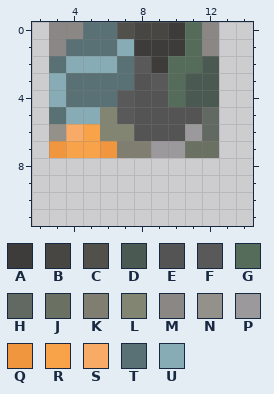
Edited in one commit: pixel-art sprite (waste_recycling/textures/waste_recycling_recycletable_mixed_side.png). The picture above was drawn from the file before the commit.
The file is 16x16 pixels. Colours within 5 levels of each other are drawn and written as one. Shown: x 2..14, y 0..11.
Palette (. is transparent): A #3d3c3a  B #474642  C #52504a  D #4a5951  E #545454  F #5a595a  G #556c5a  H #626962  J #6a7162  K #807e71  L #838573  M #8a8784  N #94918b  P #9c999c  Q #f0963e  R #f8a349  S #f7ab66  T #597175  U #87acb5
And afterwards:
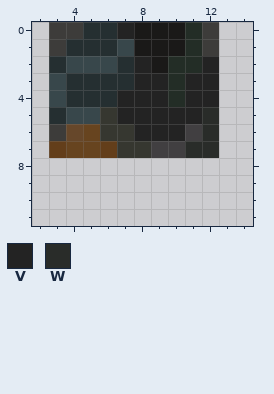
Colours new in this view: V #232323  W #292c29
Commit message: Apply filter waste on texture recycle table
The exact change:
@@ palette @@
-A #3d3c3a
+A #1a1918
-G #556c5a
+G #232d26
-L #838573
+L #363730
-M #8a8784
+M #3d3c3a
-P #9c999c
+P #413f41
-Q #f0963e
+Q #633e1a
-R #f8a349
+R #67441f
-S #f7ab66
+S #66472a
-T #597175
+T #252f31
-U #87acb5
+U #38474b
@@ x 2..14 @@
- 0 .MMTTCBBAGM..
+ 0 .MMTTVAAAGM..
  1 .MTTTUAAAGM..
- 2 .TUUUTFAGGD..
- 3 .UTTTTEFGDD..
- 4 .UTTTFEEGDD..
- 5 .TUULFEEEEH..
- 6 .NSRLLEEEPH..
- 7 .QRRQKKPPJJ..
+ 2 .TUUUTVAGGV..
+ 3 .UTTTTVVGVV..
+ 4 .UTTTVVVGVV..
+ 5 .TUULVVVVVW..
+ 6 .MSRLLVVVPW..
+ 7 .QRRQLLPPWW..
  8 .............
